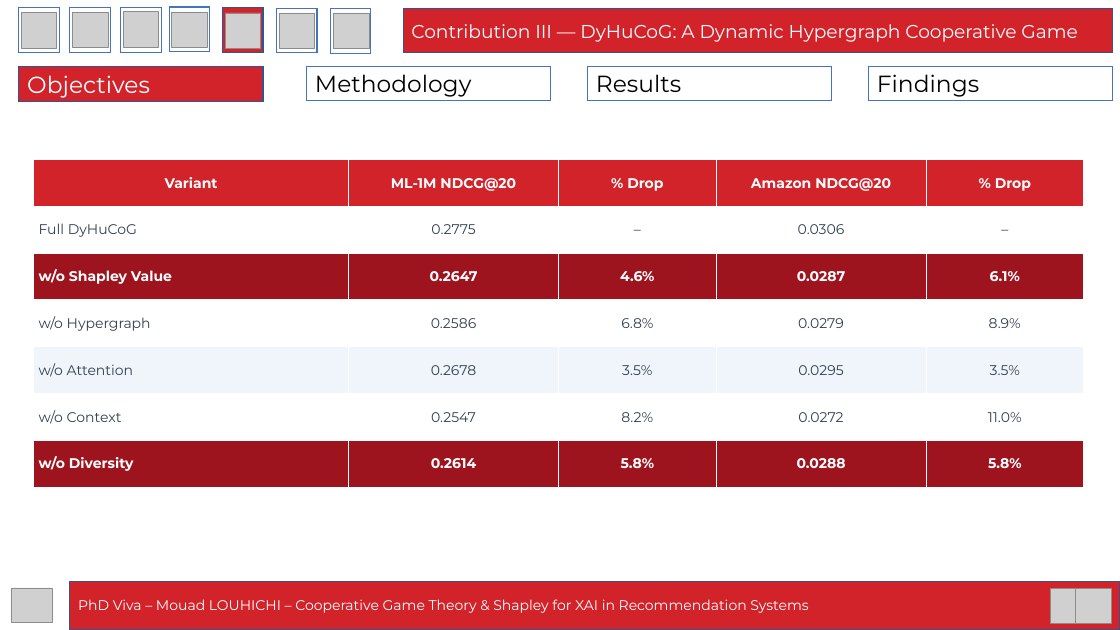
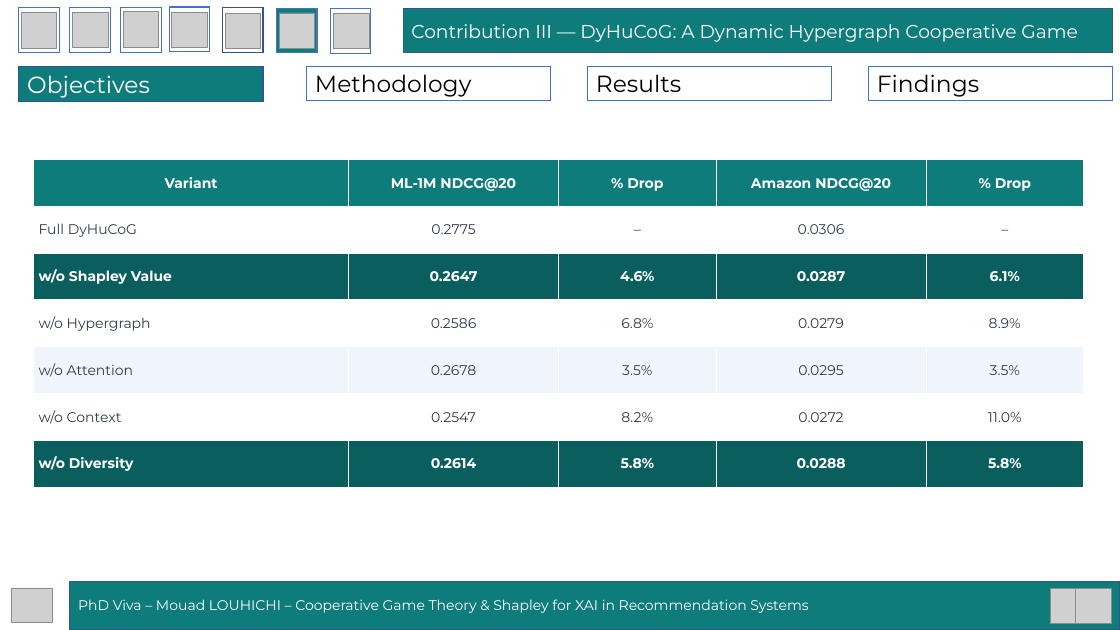
Before and after one commit to mouadlouhichi/phd-prep, a slide deck: slide 48 of viva/MOUAD_LOUHICHI_VIVA_40min.pptx. Drawn at 1120x630 pixels with LibreOffice and Linux fonts; fonts in the diff are those of the drawing; grey boxes stand for pictures. Boxes give left, top, right and bottom in pixels: in the first picture for what was removed or moved away, otherwise in the second. Text is boxed around its words. In the diff, an @@ line names an element or a change of style, - is before the commit and + after.

```diff
--- a/viva/MOUAD_LOUHICHI_VIVA_40min.pptx
+++ b/viva/MOUAD_LOUHICHI_VIVA_40min.pptx
@@ rectangle at box(223, 8, 263, 52): fill #D2222A to #FFFFFF @@
@@ rectangle at box(276, 8, 317, 53): fill #FFFFFF to #0E7C7B @@
@@ fill #D2222A to #0E7C7B in 3 elements at box(70, 581, 1120, 629), box(403, 8, 1113, 53), box(19, 67, 264, 102) @@
@@ table at box(34, 160, 1085, 487) @@
@@ fill #D2222A to #0E7C7B in row 1 @@
@@ fill #9E141E to #0A5F5E in 10 cells @@
@@ text colour #333F50 to #2F3B49 in "Full DyHuCoG", "0.2775", "–", "0.0306" and 16 more places @@
```
Also in this commit, not shown: 58 other slides changed, 3 other files.
